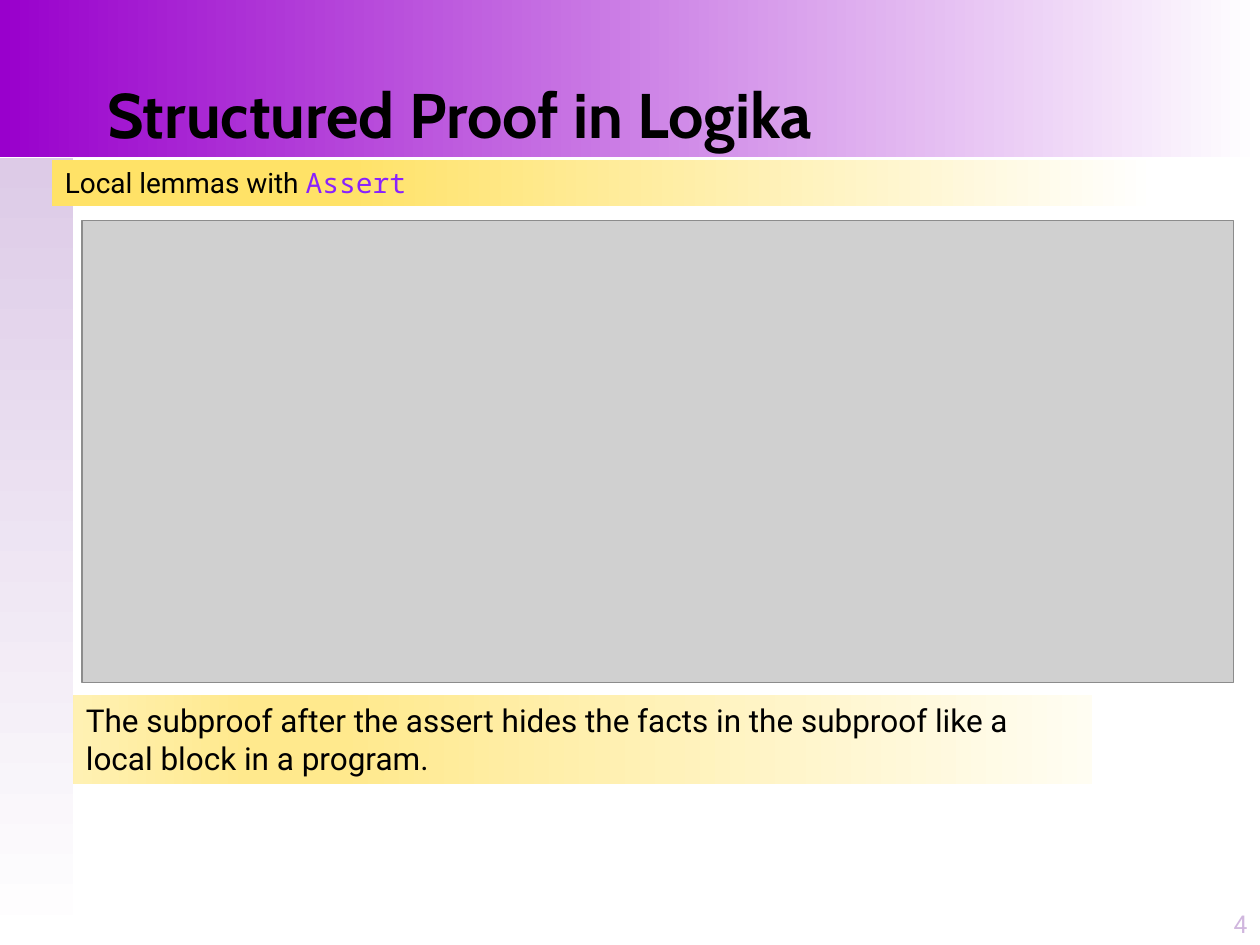
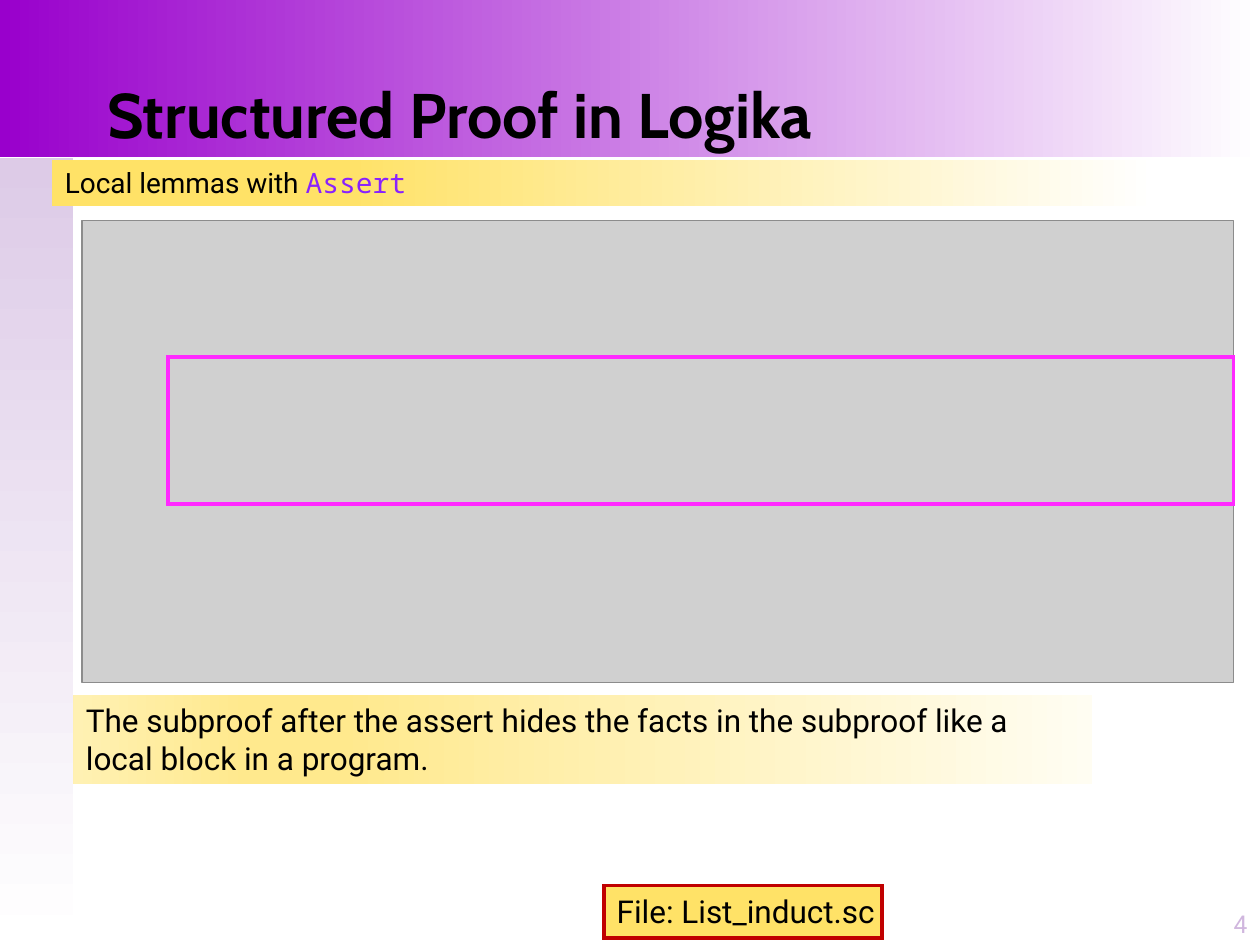
Before and after one commit to santoslab/stress24, a slide deck: slide 4 of slides/A-01-02-Proofs-Structure.pptx. Drawn at 1260x945 pixels with LibreOffice and Linux fonts; fonts in the diff are those of the drawing; grey boxes stand for pictures. Boxes give left, top, right and bottom in pixels: in the first picture for what was removed or moved away, otherwise in the second. Text is boxed around its words. In the diff, an @@ line names an element or a change of style, - is before the commit and + after.

```diff
--- a/slides/A-01-02-Proofs-Structure.pptx
+++ b/slides/A-01-02-Proofs-Structure.pptx
@@ rectangle added at <box>168,357,1234,504</box>, outline #FF29FF 2 pt @@
@@ rectangle added at <box>604,886,882,939</box>, fill #FFE267, outline #C00000 2 pt, 18 pt, text #000000 @@
+File: List_induct.sc
```
Also in this commit, not shown: 4 other slides changed, 7 other files.
